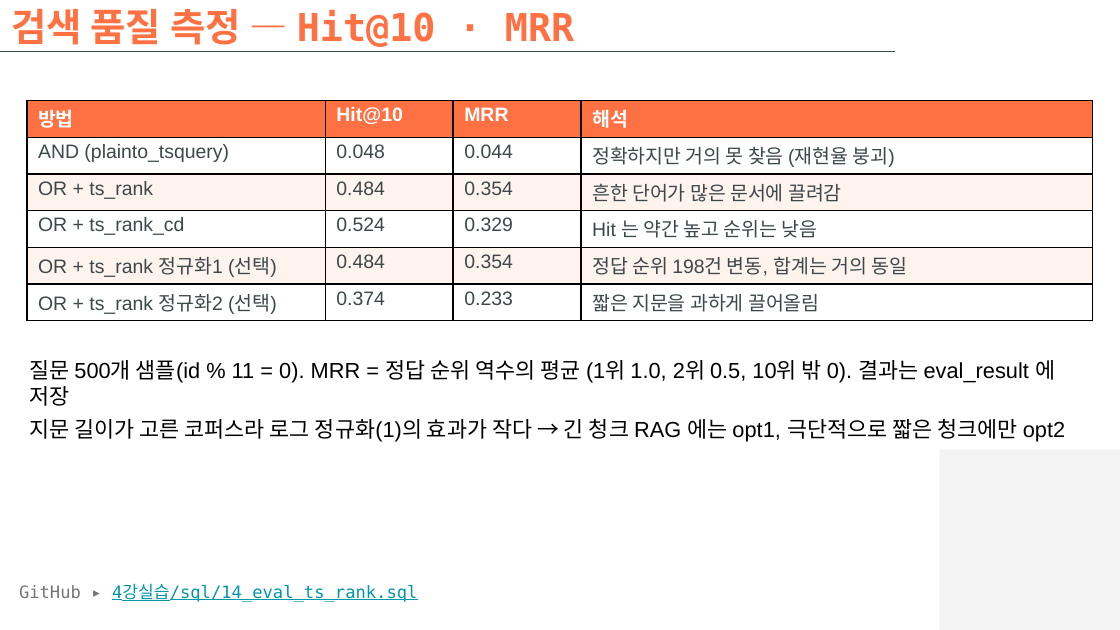
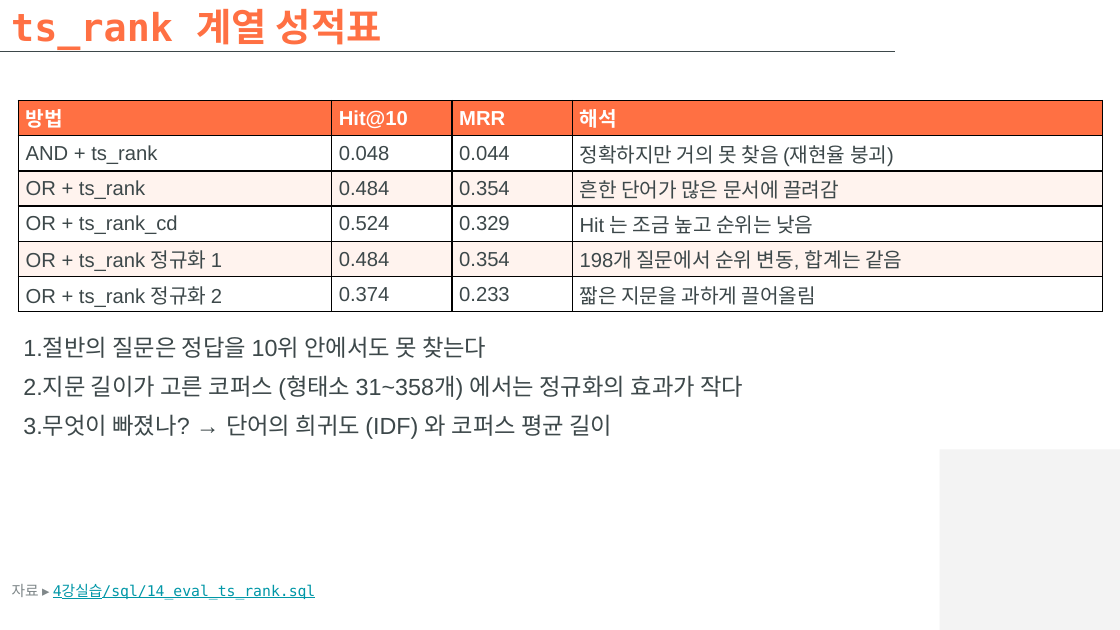
Before and after one commit to hikaMaeng/-ai-, a slide deck: slide 34 of 4강실습/slides/4강실습_벡터디비.pptx (slide 18 before the commit). Drawn at 1120x630 pixels with LibreOffice and Linux fonts; fonts in the diff are those of the drawing; background and template pictures are left out. Boxes give left, top, right and bottom in pixels: in the first picture for what was removed or moved away, otherwise in the second. Text is boxed around its words. In the diff, an @@ line names an element or a change of style, - is before the commit and + after.

```diff
--- a/4강실습/slides/4강실습_벡터디비.pptx
+++ b/4강실습/slides/4강실습_벡터디비.pptx
@@ title removed at (x1=11, y1=9, x2=574, y2=52) @@
-검색 품질 측정 — Hit@10 · MRR
@@ title added at (x1=11, y1=9, x2=382, y2=52), 24.7 pt, text #FF7043, bold @@
+ts_rank 계열 성적표
@@ table at (x1=18, y1=101, x2=1103, y2=311) @@
-row 2, column 1: AND (plainto_tsquery)
+row 2, column 1: AND + ts_rank
-row 4, column 4: Hit 는 약간 높고 순위는 낮음
+row 4, column 4: Hit 는 조금 높고 순위는 낮음
-row 5, column 1: OR + ts_rank 정규화1 (선택)
+row 5, column 1: OR + ts_rank 정규화 1
-row 5, column 4: 정답 순위 198건 변동, 합계는 거의 동일
+row 5, column 4: 198개 질문에서 순위 변동, 합계는 같음
-row 6, column 1: OR + ts_rank 정규화2 (선택)
+row 6, column 1: OR + ts_rank 정규화 2
@@ size 12.5 to 13 pt in "방법", "Hit@10", "MRR", "해석" and 15 more places @@
@@ table resized from (x1=27, y1=101, x2=1092, y2=321) to (x1=18, y1=101, x2=1103, y2=311) @@
@@ text added at (x1=23, y1=336, x2=743, y2=439), 15 pt, text #3D484A @@
+1.절반의 질문은 정답을 10위 안에서도 못 찾는다
+2.지문 길이가 고른 코퍼스 (형태소 31~358개) 에서는 정규화의 효과가 작다
+3.무엇이 빠졌나? → 단어의 희귀도 (IDF) 와 코퍼스 평균 길이
@@ text removed at (x1=29, y1=360, x2=1065, y2=442) @@
-질문 500개 샘플(id % 11 = 0). MRR = 정답 순위 역수의 평균 (1위 1.0, 2위 0.5, 10위 밖 0). 결과는 eval_result 에 저장
-지문 길이가 고른 코퍼스라 로그 정규화(1)의 효과가 작다 → 긴 청크 RAG 에는 opt1, 극단적으로 짧은 청크에만 opt2
@@ text at (x1=12, y1=584, x2=316, y2=600): text changed; size 11 to 9.5 pt @@
-GitHub ▸ 4강실습/sql/14_eval_ts_rank.sql
+자료 ▸ 4강실습/sql/14_eval_ts_rank.sql
```
Also in this commit, not shown: 13 other slides changed, 42 slides added, 13 slides removed, 1 other file.
